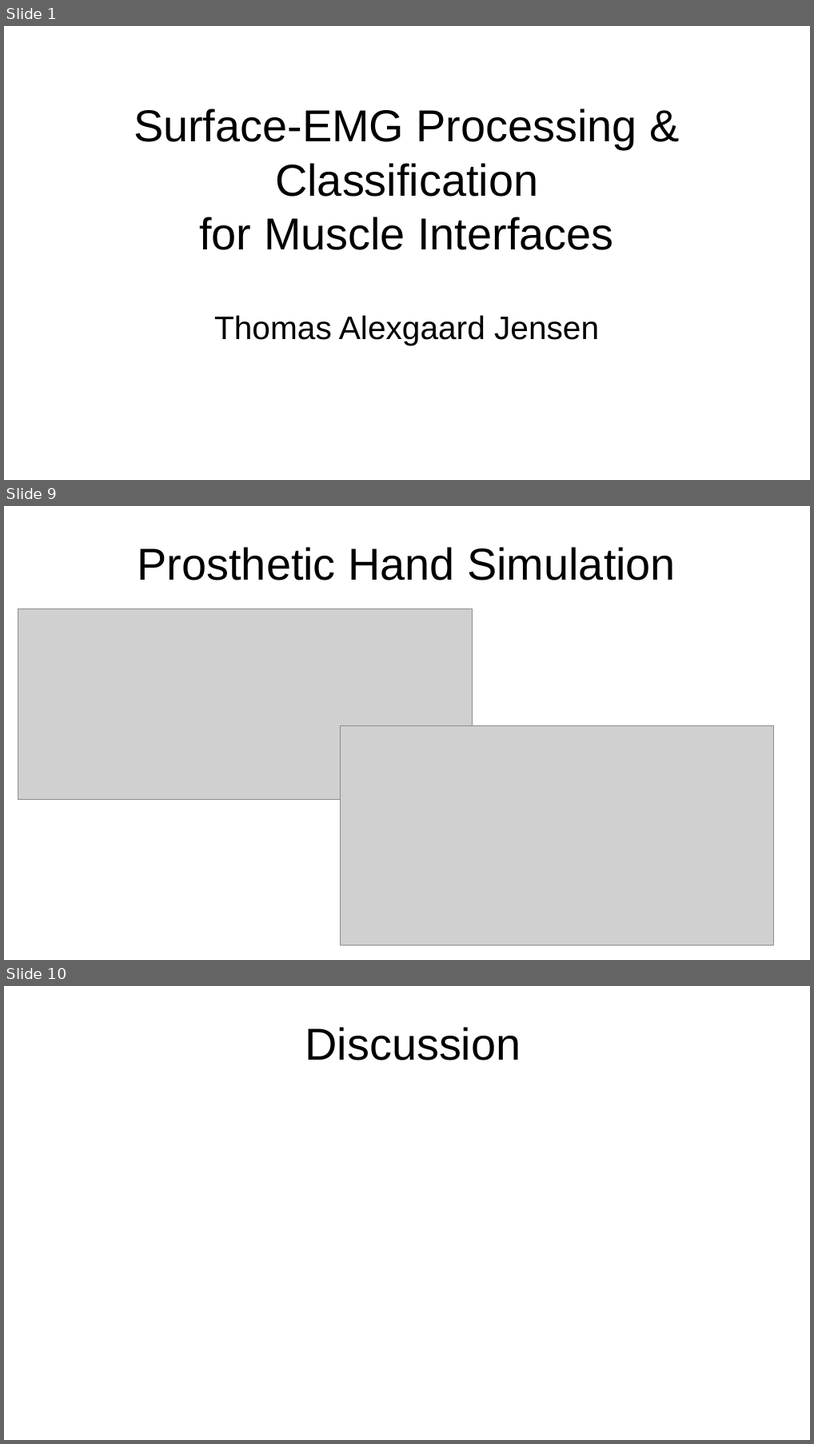
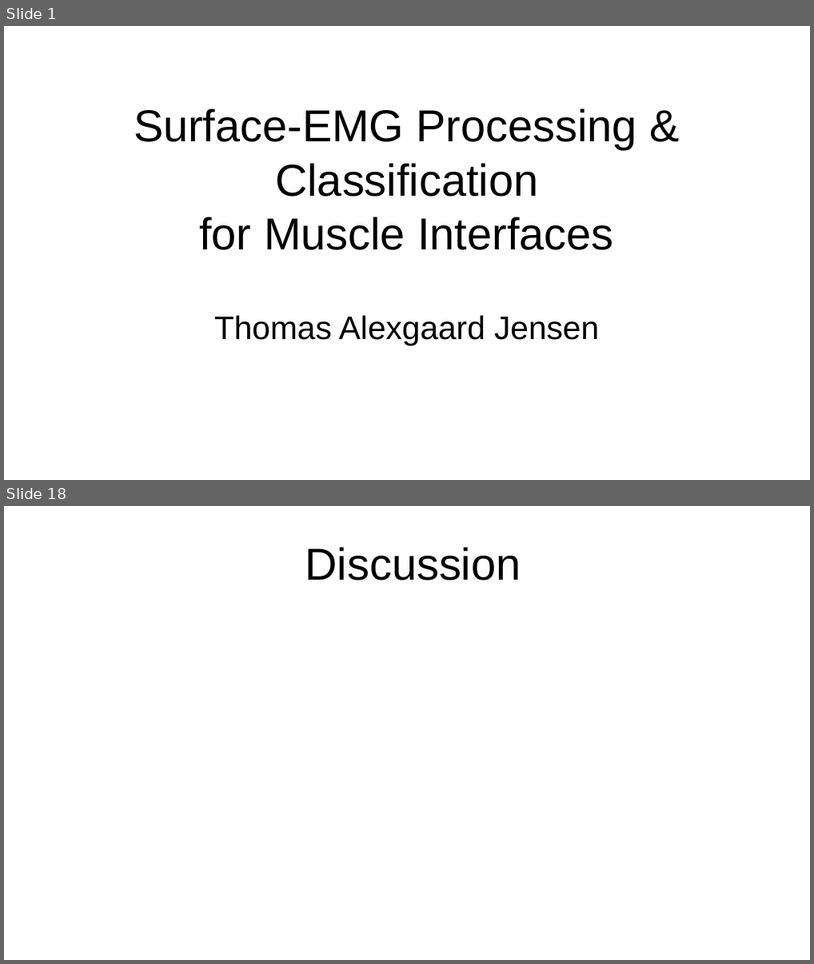
Before and after one commit to thom9258/masters-thesis, a slide deck: presentation/Presentation.odp. Shown one above the other, each under a label of ours: slides 1, 9 and 10 before the commit, slides 1 and 18 after it; the slides between them are not shown. The pictures are 814x1444 and 814x964 pixels, drawn with LibreOffice and Linux fonts; fonts in the diff are those of the drawing; grey boxes stand for pictures. Boxes give left, top, right and bottom in pixels: in the first picture for what was removed or moved away, otherwise in the second. Text is boxed around its words. In the diff, an @@ line names an element or a change of style, - is before the commit and + after.

```diff
--- a/presentation/Presentation.odp
+++ b/presentation/Presentation.odp
@@ slide 9 removed at box(4, 506, 810, 960), background #FFFFFF @@
@@ title removed at box(138, 547, 676, 580) @@
-Prosthetic Hand Simulation
@@ picture removed at box(18, 608, 472, 800) @@
@@ picture removed at box(341, 725, 774, 945) @@
@@ what was slide 10 is now slide 18 @@
```
Also in this commit, not shown: 1 slide changed, 15 slides added, 6 other slides removed.
